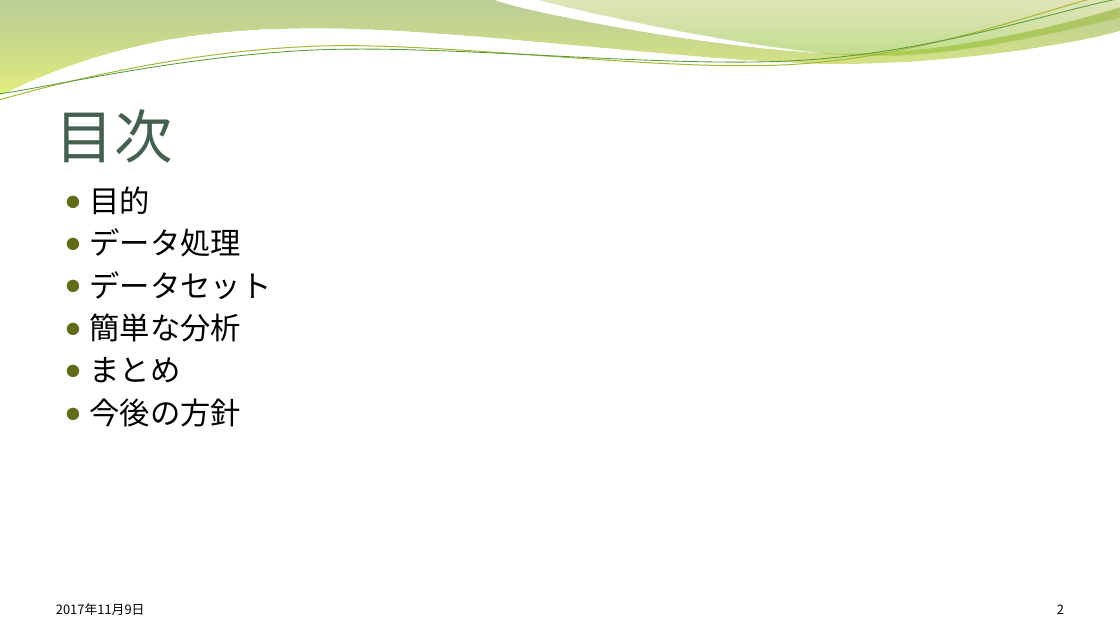
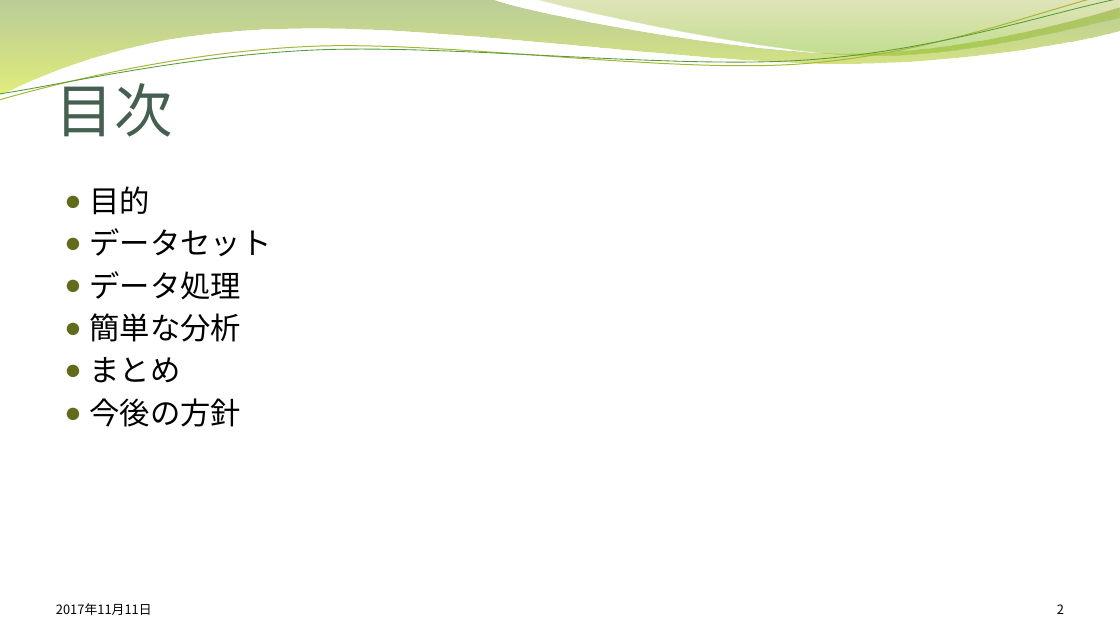
Before and after one commit to cw-NaoyaHieda/Data-analysis-Competition-2017, a slide deck: slide 2 of report/データ解析コンペティション中間報告.pptx. Drawn at 1120x630 pixels with LibreOffice and Linux fonts; fonts in the diff are those of the drawing; background and template pictures are left out. Boxes give left, top, right and bottom in pixels: in the first picture for what was removed or moved away, otherwise in the second. Text is boxed around its words. In the diff, an @@ line names an element or a change of style, - is before the commit and + after.

```diff
--- a/report/データ解析コンペティション中間報告.pptx
+++ b/report/データ解析コンペティション中間報告.pptx
@@ title "目次" rewrapped from (56,109,173,163) to (56,73,173,137) @@
@@ text at (89,228,271,256): paragraph added @@
+● データセット
@@ text at (89,271,271,299): paragraph removed @@
-● データセット
@@ text at (56,603,152,615): text changed @@
-2017年11月9日
+2017年11月11日
```
Also in this commit, not shown: 14 other slides changed.
